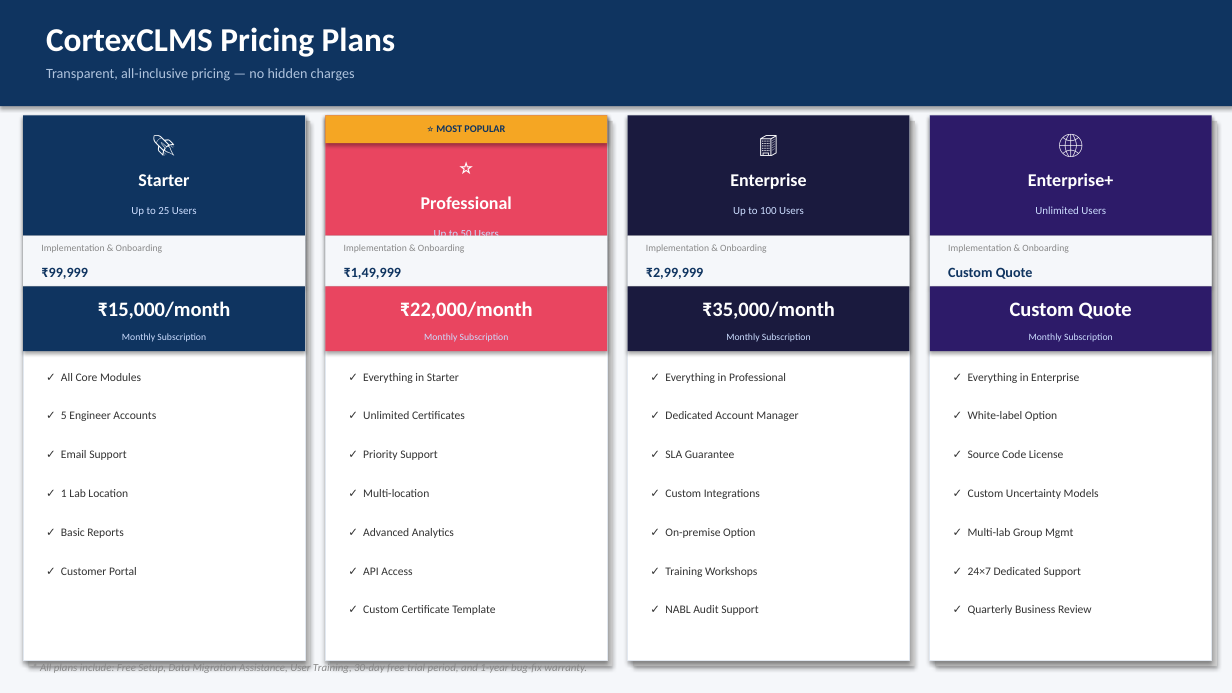
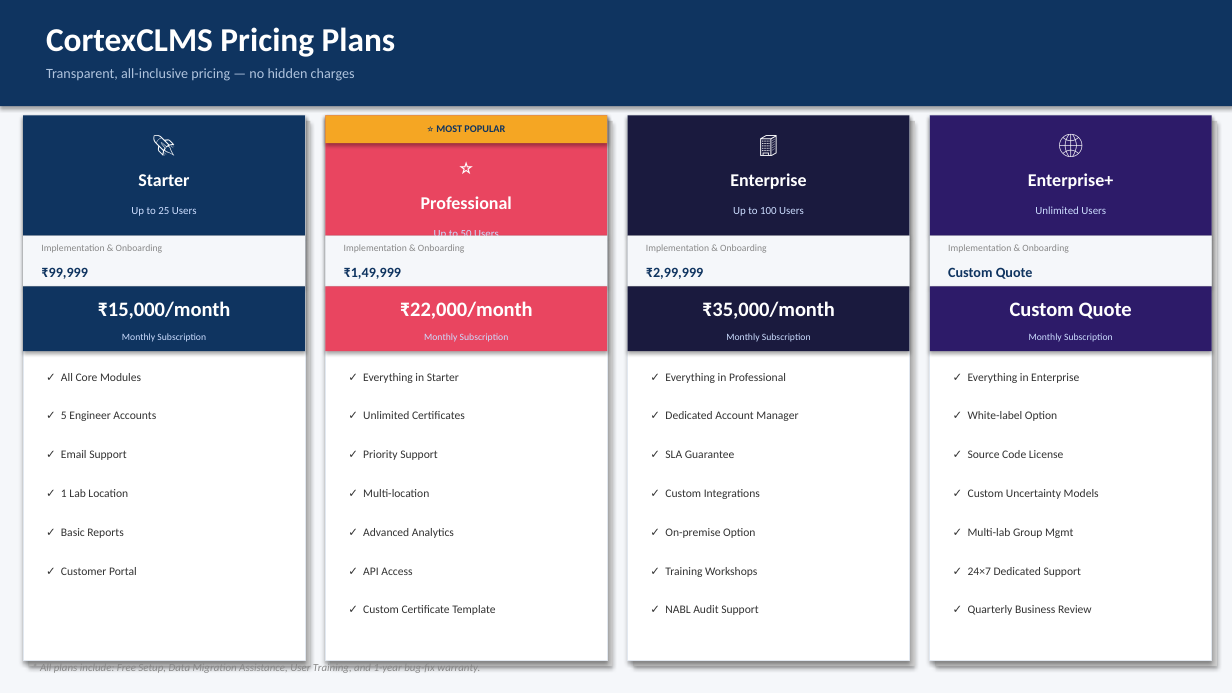
Before and after one commit to VinaySawarkar1/CLMS, a slide deck: slide 10 of CortexCLMS-Presentation.pptx. Drawn at 1232x693 pixels with LibreOffice and Linux fonts; fonts in the diff are those of the drawing. Boxes give left, top, right and bottom in pixels: in the first picture for what was removed or moved away, otherwise in the second. Text is boxed around its words. In the diff, an @@ line names an element or a change of style, - is before the commit and + after.

```diff
--- a/CortexCLMS-Presentation.pptx
+++ b/CortexCLMS-Presentation.pptx
@@ text at box(40, 662, 480, 674): text changed @@
-* All plans include: Free Setup, Data Migration Assistance, User Training, 30-day free trial period, and 1-year bug-fix warranty.
+* All plans include: Free Setup, Data Migration Assistance, User Training, and 1-year bug-fix warranty.
```
Also in this commit, not shown: 1 other slide changed.
